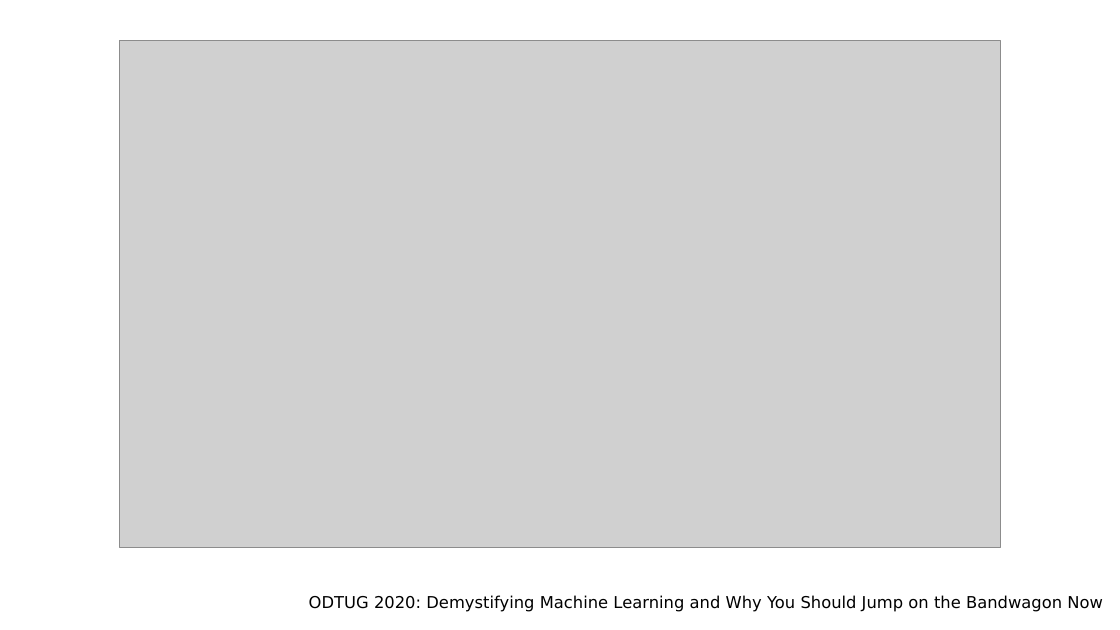
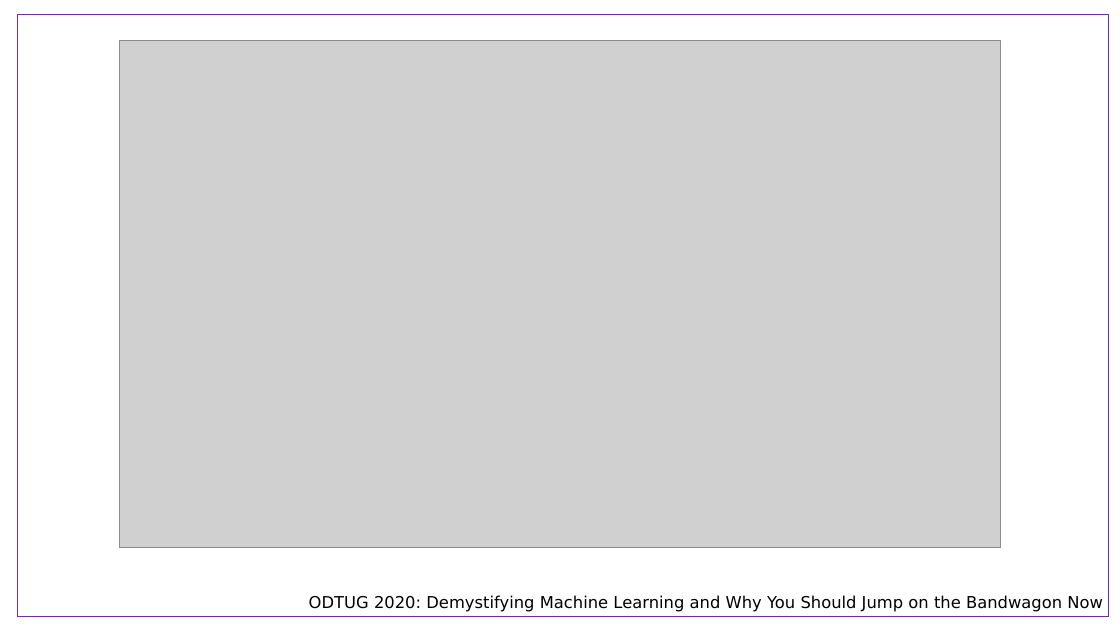
Before and after one commit to csameshiman/Axity_Curso_ML_2023, a slide deck: slide 5 of imagenes/Introducción.pptx. Drawn at 1120x630 pixels with LibreOffice and Linux fonts; fonts in the diff are those of the drawing; grey boxes stand for pictures. Boxes give left, top, right and bottom in pixels: in the first picture for what was removed or moved away, otherwise in the second. Text is boxed around its words. In the diff, an @@ line names an element or a change of style, - is before the commit and + after.

```diff
--- a/imagenes/Introducción.pptx
+++ b/imagenes/Introducción.pptx
@@ rectangle added at <box>18,15,1109,617</box>, outline #7030A0 1 pt @@
```
Also in this commit, not shown: 6 other slides changed.
